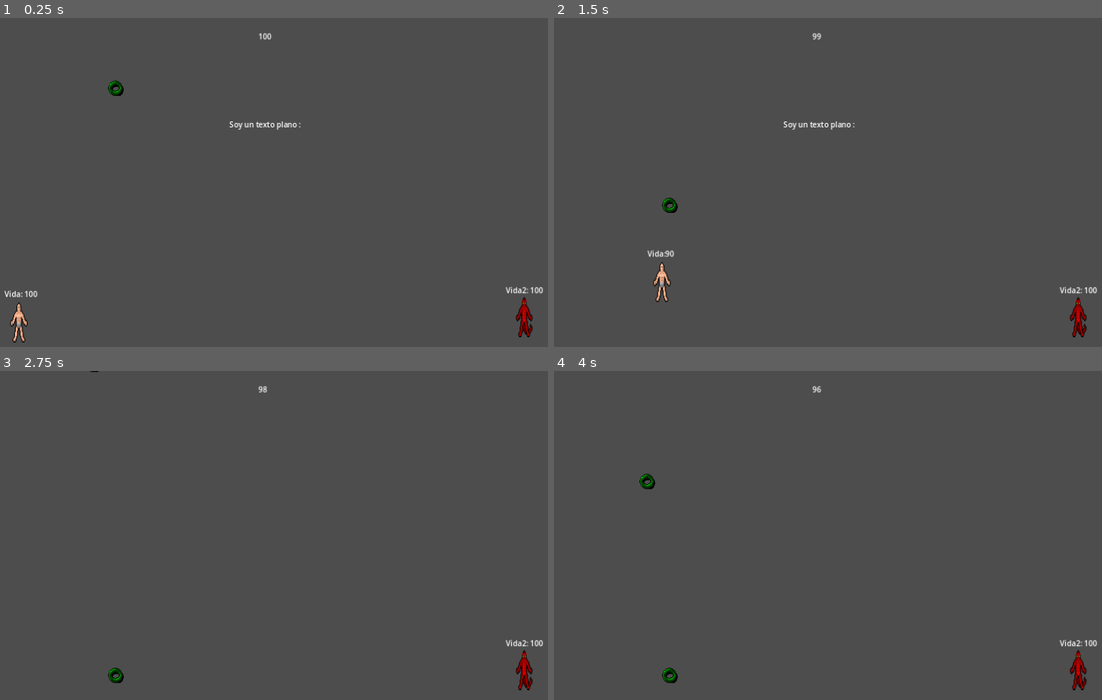
Above: before the commit, frames 1-4 (two rows, left to right).
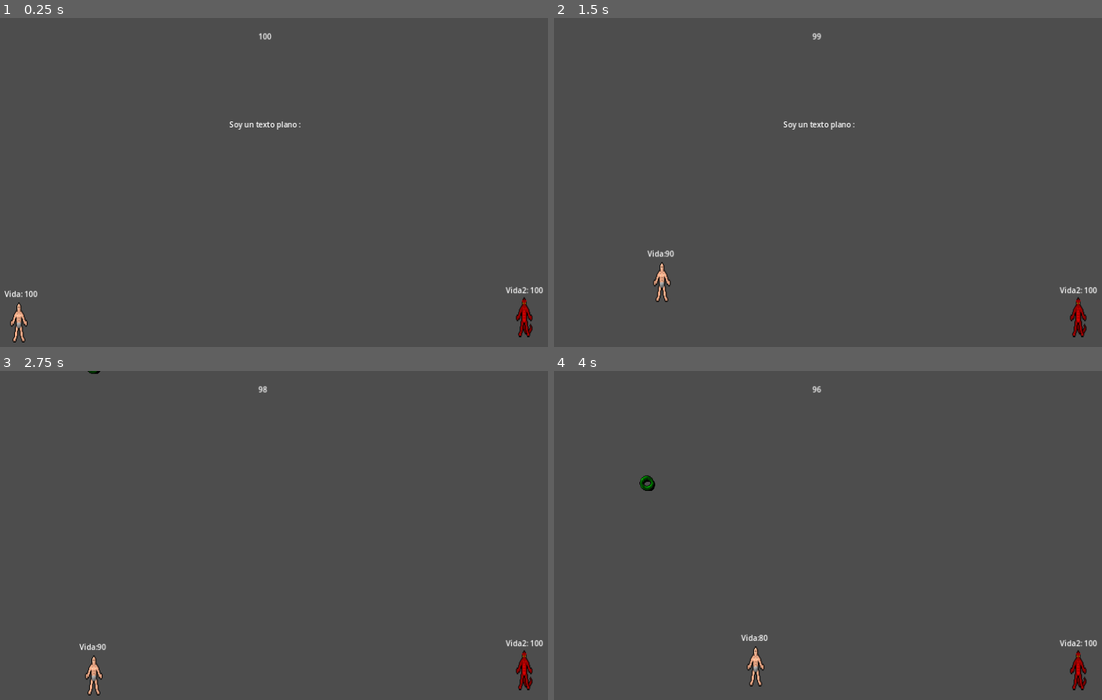
Above: after the commit, the same moments.

Repository: Ferbinand/intento_wo_1
Game: Godot game, scene res://scene/main.tscn
Two runs of this game, one before a commit and one after it. Both use one fixed random seed, a clock stepped at 60 frames per second and the inputs below. The project has no main scene, so this scene is started directly.
Inputs:
- Up to frame 1 (0.25 s): no input
- Up to frame 2 (1.5 s): tap Enter at 0.5 s; hold D (mover_derecha) from 0.53 s (still down); tap E at 0.6, 1.35 s; tap W (saltar) at 0.77 s
- Up to frame 3 (2.75 s): tap W (saltar) at 1.52 s; release D (mover_derecha) at 2.03 s; hold A (mover_izquierda) from 2.03 s (still down); tap E at 2.1 s
- Up to frame 4 (4 s): release A (mover_izquierda) at 2.78 s; hold D (mover_derecha) from 2.78 s (still down); tap E at 2.85, 3.6 s; tap W (saltar) at 3.02, 3.77 s

The runs differ from the first frame. In frame 1, 0.1% of the frame differs, in the area x 19-23%, y 18-24%; in frame 2, less than 0.1%; in frame 3, 0.4%; in frame 4, 0.4%, in the area x 15-39%, y 31-96%.

Commit message:
corregida recoleccion y eliminacion obj

Diff:
--- a/scene/main.tscn
+++ b/scene/main.tscn
@@ -21,13 +21,13 @@
 height = 84.0
 
 [sub_resource type="CircleShape2D" id="CircleShape2D_4yr52"]
-radius = 16.2788
+radius = 16.0
 
 [sub_resource type="Curve2D" id="Curve2D_c76dk"]
 _data = {
-"points": PackedVector2Array(0, 0, 0, 0, -248, -164, 0, 0, 0, 0, 912, -164, 0, 0, 0, 0, 784, -132, 0, 0, 0, 0, 304, -132, 0, 0, 0, 0, -176, -132, 0, 0, 0, 0, -248, -164)
+"points": PackedVector2Array(0, 0, 0, 0, -248, -164, 0, 0, 0, 0, 752, -160, 0, 0, 0, 0, 912, -164, 0, 0, 0, 0, 784, -132, 0, 0, 0, 0, 304, -132, 0, 0, 0, 0, -176, -132, 0, 0, 0, 0, -248, -164)
 }
-point_count = 6
+point_count = 7
 
 [sub_resource type="Theme" id="Theme_pr5kf"]
 
@@ -98,22 +98,25 @@
 text = "Vida2: 100"
 
 [node name="ItemRecolectable" type="Area2D" parent="."]
-position = Vector2(304, 100)
+position = Vector2(-96, 112)
 script = ExtResource("5_roxaf")
 
 [node name="Sprite2D" type="Sprite2D" parent="ItemRecolectable"]
-position = Vector2(0.500014, -1.5)
-scale = Vector2(1.15625, 1.46875)
+position = Vector2(0.500014, 9.41753e-06)
+scale = Vector2(1.15625, 1.5)
 texture = ExtResource("5_t12nc")
 
 [node name="CollisionShape2D" type="CollisionShape2D" parent="ItemRecolectable"]
 shape = SubResource("CircleShape2D_4yr52")
 
 [node name="ItemFallPath" type="Path2D" parent="ItemRecolectable"]
+position = Vector2(394.262, 0)
+scale = Vector2(1.04138, 1)
 curve = SubResource("Curve2D_c76dk")
 
 [node name="PathFollow2D" type="PathFollow2D" parent="ItemRecolectable/ItemFallPath"]
 position = Vector2(-248, -164)
+rotation = 0.00399998
 
 [node name="PartidaTimer" type="Timer" parent="."]
 
@@ -160,5 +163,5 @@
 
 [node name="Timer" type="Timer" parent="."]
 
-[connection signal="body_entered" from="ItemRecolectable" to="Player1/CharacterBody2D" method="_on_item_recolectable_body_entered"]
+[connection signal="body_entered" from="ItemRecolectable" to="ItemRecolectable" method="_on_body_entered"]
 [connection signal="timeout" from="PartidaTimer" to="." method="_on_partida_timer_timeout"]
--- a/scripts/item_recolectable.gd
+++ b/scripts/item_recolectable.gd
@@ -11,3 +11,12 @@
 	if position.y >= ground_y:
 		position.y = ground_y
 		fall_speed = 0  # Detener la caída
+
+func _exit_tree() -> void:
+	queue_free()
+
+
+func _on_body_entered(body: Node2D) -> void:
+	print("item ha sido recolectado")
+	_exit_tree()
+	pass # Replace with function body.
--- a/scripts/personaje.gd
+++ b/scripts/personaje.gd
@@ -40,8 +40,3 @@
 		vida = 0
 		print("El personaje ha muerto")  # Esto puede reemplazarse con una lógica de muerte.
 	label_vida.text = "Vida:" + str(vida)
-
-
-func _on_item_recolectable_body_entered(body: Node2D) -> void:
-	print("Objeto recolectado")
-	body.queue_free()
